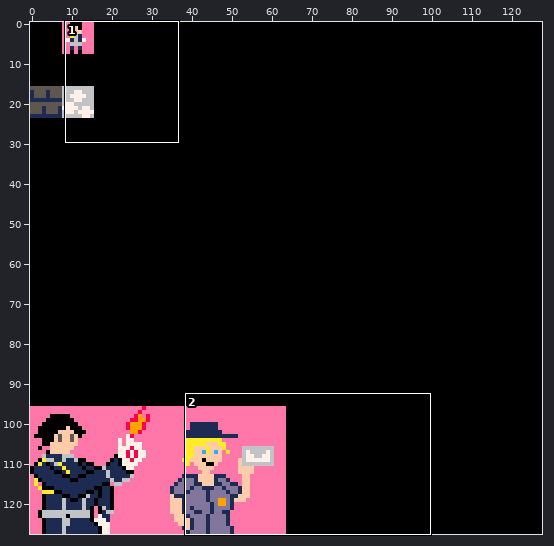
Sprite sheet: atlas.png. Above, an overview of the earlier version with the close-up marked.
Close-up. Old version:
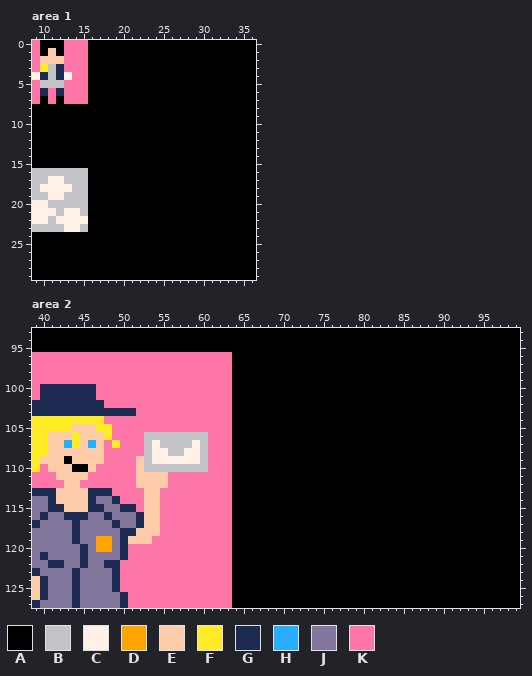
The file is 128x128 pixels. Shown: area 1: x 9..36, y 0..29; area 2: x 39..99, y 93..127. The commit also changed other parts of the picture, which this record leaves out.
Palette (. is transparent): A #000000  B #c2c3c7  C #fff1e8  D #ffa300  E #ffccaa  F #ffec27  G #1d2b53  H #29adff  J #83769c  K #ff77a8
Pixels before, area 1, first column x 9:
 0 KAAAKKKAAAAAAAAAAAAAAAAAAAAA
 1 KAEAKKKAAAAAAAAAAAAAAAAAAAAA
 2 KEEEKKKAAAAAAAAAAAAAAAAAAAAA
 3 KFBGKKKAAAAAAAAAAAAAAAAAAAAA
 4 CGBGCKKAAAAAAAAAAAAAAAAAAAAA
 5 KBBBKKKAAAAAAAAAAAAAAAAAAAAA
 6 KGKGKKKAAAAAAAAAAAAAAAAAAAAA
 7 KAKAKKKAAAAAAAAAAAAAAAAAAAAA
 8 AAAAAAAAAAAAAAAAAAAAAAAAAAAA
 9 AAAAAAAAAAAAAAAAAAAAAAAAAAAA
10 AAAAAAAAAAAAAAAAAAAAAAAAAAAA
11 AAAAAAAAAAAAAAAAAAAAAAAAAAAA
12 AAAAAAAAAAAAAAAAAAAAAAAAAAAA
13 AAAAAAAAAAAAAAAAAAAAAAAAAAAA
14 AAAAAAAAAAAAAAAAAAAAAAAAAAAA
15 AAAAAAAAAAAAAAAAAAAAAAAAAAAA
16 BBBBBBBAAAAAAAAAAAAAAAAAAAAA
17 BBCCBBBAAAAAAAAAAAAAAAAAAAAA
18 BCCCCBBAAAAAAAAAAAAAAAAAAAAA
19 BBCCBBBAAAAAAAAAAAAAAAAAAAAA
20 CCBBBBBAAAAAAAAAAAAAAAAAAAAA
21 CCCBCCBAAAAAAAAAAAAAAAAAAAAA
22 CCBCCCCAAAAAAAAAAAAAAAAAAAAA
23 BBBBCCBAAAAAAAAAAAAAAAAAAAAA
24 AAAAAAAAAAAAAAAAAAAAAAAAAAAA
25 AAAAAAAAAAAAAAAAAAAAAAAAAAAA
26 AAAAAAAAAAAAAAAAAAAAAAAAAAAA
27 AAAAAAAAAAAAAAAAAAAAAAAAAAAA
28 AAAAAAAAAAAAAAAAAAAAAAAAAAAA
29 AAAAAAAAAAAAAAAAAAAAAAAAAAAA
Pixels before, area 2, first column x 39:
 93 AAAAAAAAAAAAAAAAAAAAAAAAAAAAAAAAAAAAAAAAAAAAAAAAAAAAAAAAAAAAA
 94 AAAAAAAAAAAAAAAAAAAAAAAAAAAAAAAAAAAAAAAAAAAAAAAAAAAAAAAAAAAAA
 95 AAAAAAAAAAAAAAAAAAAAAAAAAAAAAAAAAAAAAAAAAAAAAAAAAAAAAAAAAAAAA
 96 KKKKKKKKKKKKKKKKKKKKKKKKKAAAAAAAAAAAAAAAAAAAAAAAAAAAAAAAAAAAA
 97 KKKKKKKKKKKKKKKKKKKKKKKKKAAAAAAAAAAAAAAAAAAAAAAAAAAAAAAAAAAAA
 98 KKKKKKKKKKKKKKKKKKKKKKKKKAAAAAAAAAAAAAAAAAAAAAAAAAAAAAAAAAAAA
 99 KKKKKKKKKKKKKKKKKKKKKKKKKAAAAAAAAAAAAAAAAAAAAAAAAAAAAAAAAAAAA
100 KGGGGGGGKKKKKKKKKKKKKKKKKAAAAAAAAAAAAAAAAAAAAAAAAAAAAAAAAAAAA
101 KGGGGGGGKKKKKKKKKKKKKKKKKAAAAAAAAAAAAAAAAAAAAAAAAAAAAAAAAAAAA
102 GGGGGGGGGKKKKKKKKKKKKKKKKAAAAAAAAAAAAAAAAAAAAAAAAAAAAAAAAAAAA
103 GGGGGGGGGGGGGKKKKKKKKKKKKAAAAAAAAAAAAAAAAAAAAAAAAAAAAAAAAAAAA
104 FFFFFFFFFKKKKKKKKKKKKKKKKAAAAAAAAAAAAAAAAAAAAAAAAAAAAAAAAAAAA
105 FFFFFEEEFFKKKKKKKKKKKKKKKAAAAAAAAAAAAAAAAAAAAAAAAAAAAAAAAAAAA
106 FFEEEFEEEFKKKKBBBBBBBBKKKAAAAAAAAAAAAAAAAAAAAAAAAAAAAAAAAAAAA
107 FFEEHFEHEKFKKKBCBBBBCBKKKAAAAAAAAAAAAAAAAAAAAAAAAAAAAAAAAAAAA
108 FFEEEEEEEKKKKKBCCBBCCBKKKAAAAAAAAAAAAAAAAAAAAAAAAAAAAAAAAAAAA
109 FEEEAEEEEKKKKEBCCCCCCBKKKAAAAAAAAAAAAAAAAAAAAAAAAAAAAAAAAAAAA
110 FKEEEAAEKKKKKEBBBBBBBBKKKAAAAAAAAAAAAAAAAAAAAAAAAAAAAAAAAAAAA
111 KKKEEEEKKKKKKEEEEKKKKKKKKAAAAAAAAAAAAAAAAAAAAAAAAAAAAAAAAAAAA
112 KKKKEEKKKKKKKEEEEKKKKKKKKAAAAAAAAAAAAAAAAAAAAAAAAAAAAAAAAAAAA
113 GGGEEEEGGGKKKKEEKKKKKKKKKAAAAAAAAAAAAAAAAAAAAAAAAAAAAAAAAAAAA
114 JJGEEEEGJJGKKKEEKKKKKKKKKAAAAAAAAAAAAAAAAAAAAAAAAAAAAAAAAAAAA
115 JJGGEEEGGJJGGKEEKKKKKKKKKAAAAAAAAAAAAAAAAAAAAAAAAAAAAAAAAAAAA
116 JGJJGGGJJGJJJGEEKKKKKKKKKAAAAAAAAAAAAAAAAAAAAAAAAAAAAAAAAAAAA
117 GJJJJGJJJJGJJGEEKKKKKKKKKAAAAAAAAAAAAAAAAAAAAAAAAAAAAAAAAAAAA
118 JJJJJGJJJJJGGEEEKKKKKKKKKAAAAAAAAAAAAAAAAAAAAAAAAAAAAAAAAAAAA
119 JJJJJGJJDDJGEEEKKKKKKKKKKAAAAAAAAAAAAAAAAAAAAAAAAAAAAAAAAAAAA
120 JJJJJJGJDDJGKKKKKKKKKKKKKAAAAAAAAAAAAAAAAAAAAAAAAAAAAAAAAAAAA
121 JGJJJJGJJJJGKKKKKKKKKKKKKAAAAAAAAAAAAAAAAAAAAAAAAAAAAAAAAAAAA
122 JJGGJJGJJGGKKKKKKKKKKKKKKAAAAAAAAAAAAAAAAAAAAAAAAAAAAAAAAAAAA
123 GJJJJGJJJJGKKKKKKKKKKKKKKAAAAAAAAAAAAAAAAAAAAAAAAAAAAAAAAAAAA
124 EGJJJGJJJJGKKKKKKKKKKKKKKAAAAAAAAAAAAAAAAAAAAAAAAAAAAAAAAAAAA
125 EGJJJGJJJJGKKKKKKKKKKKKKKAAAAAAAAAAAAAAAAAAAAAAAAAAAAAAAAAAAA
126 EGJJJGJJJJJGKKKKKKKKKKKKKAAAAAAAAAAAAAAAAAAAAAAAAAAAAAAAAAAAA
127 GJJJJGJJJJJGKKKKKKKKKKKKKAAAAAAAAAAAAAAAAAAAAAAAAAAAAAAAAAAAA
The result:
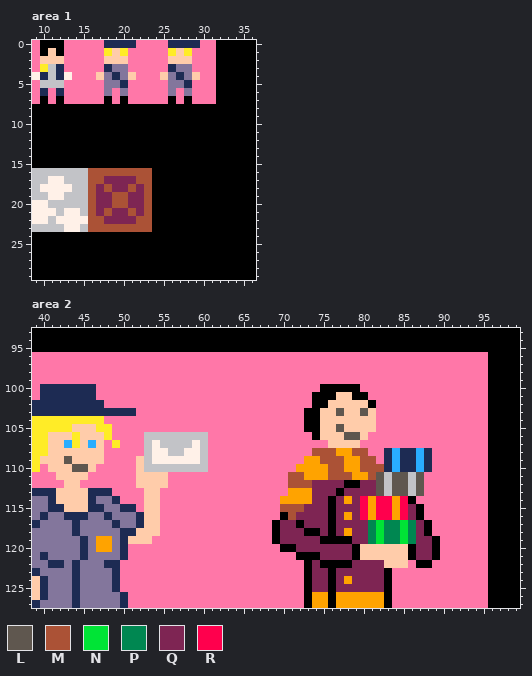
Colours new in this view: L #5f574f  M #ab5236  N #00e436  P #008751  Q #7e2553  R #ff004d
What changed:
Changed rows in their new state; - is an unchanged pixel.
Area 1:
first column x 16:
 0 KKGGGGKKKKGGGGKK
 1 KKFEFKKKKKFEFKKK
 2 KKEEEKKKKKEEEKKK
 3 KKGJJKKKKKGJJKKK
 4 KEJGJEKKKEJGJEKK
 5 KKJJGKKKKKJJGKKK
 6 KKJKJKKKKKJKJKKK
 7 KK-K-KKKKK-K-KKK
first column x 16:
16 MMMMMMMM
17 MMQQQQMM
18 MQMQQMQM
19 MQQMMQQM
20 MQQMMQQM
21 MQMQQMQM
22 MMQQQQMM
23 MMMMMMMM
Area 2:
first column x 43:
 96 ---------------------KKKKKKKKKKKKKKKKKKKKKKKKKKKKKKKK
 97 ---------------------KKKKKKKKKKKKKKKKKKKKKKKKKKKKKKKK
 98 ---------------------KKKKKKKKKKKKKKKKKKKKKKKKKKKKKKKK
 99 ---------------------KKKKKKKKKKKKKKKKKKKKKKKKKKKKKKKK
100 ---------------------KKKKKKKKKKK-----KKKKKKKKKKKKKKKK
101 ---------------------KKKKKKKKKK---EE--KKKKKKKKKKKKKKK
102 ---------------------KKKKKKKKKK--EEEEE-KKKKKKKKKKKKKK
103 ---------------------KKKKKKKKK--EELEELEKKKKKKKKKKKKKK
104 ---------------------KKKKKKKKK--EEEEEEEKKKKKKKKKKKKKK
105 ---------------------KKKKKKKKK--EELEEEEKKKKKKKKKKKKKK
106 ---------------------KKKKKKKKKK-EEELLEKKKKKKKKKKKKKKK
107 ---------------------KKKKKKKKKKKKEEEEKKKKKKKKKKKKKKKK
108 ---------------------KKKKKKKKKKMMMDDMMKKGHGGHGKKKKKKK
109 L--------------------KKKKKKKKKDDMMMDDMMKGHGGHGKKKKKKK
110 -LL------------------KKKKKKKKDDDDMMDDMMMGHGGHGKKKKKKK
111 ---------------------KKKKKKKMMDDDMMMDDMLBLLBLKKKKKKKK
112 ---------------------KKKKKKKMMMQQQQ--QQLBLLBLKKKKKKKK
113 ---------------------KKKKKKKDDDQQQ-QQQQLBLLBLKKKKKKKK
114 ---------------------KKKKKKDDDDQQ-QDQRDRRDR-KKKKKKKKK
115 ---------------------KKKKKKMMMQQQ-QQQRDRRDRQ-KKKKKKKK
116 ---------------------KKKKKK-MQQQQ-QDQRDRRDRQ-KKKKKKKK
117 ---------------------KKKKK-QQ-QQQ-QQQQPNPPNPQ-KKKKKKK
118 ---------------------KKKKK-QQQ--Q-QDQQPNPPNPQ-KKKKKKK
119 -JG------------------KKKKK-QQQQQ----QQPNPPNPQQ-KKKKKK
120 ---------------------KKKKKK--QQQQQQQ-EEEEEE-QQ-KKKKKK
121 ---------------------KKKKKKKK---QQQQ-EEEEEE-QQ-KKKKKK
122 -GJ------------------KKKKKKKKK-Q----QQQQEEEK--KKKKKKK
123 ---------------------KKKKKKKKK-QQ-QQQQQQ-KKKKKKKKKKKK
124 ---------------------KKKKKKKKK-QQ-QDQQQQ-KKKKKKKKKKKK
125 ---------------------KKKKKKKKK-QQ-QQQQQQ-KKKKKKKKKKKK
126 ---------------------KKKKKKKKK-DD-DDDDDD-KKKKKKKKKKKK
127 ---------------------KKKKKKKKK-DD-DDDDDD-KKKKKKKKKKKK
Pixel boxes of the changes (left, top, right, bottom) in both close-ups:
changed: (88, 40, 216, 104)
changed: (88, 168, 152, 232)
changed: (232, 352, 488, 608)
changed: (64, 456, 88, 472)
changed: (72, 536, 88, 568)
